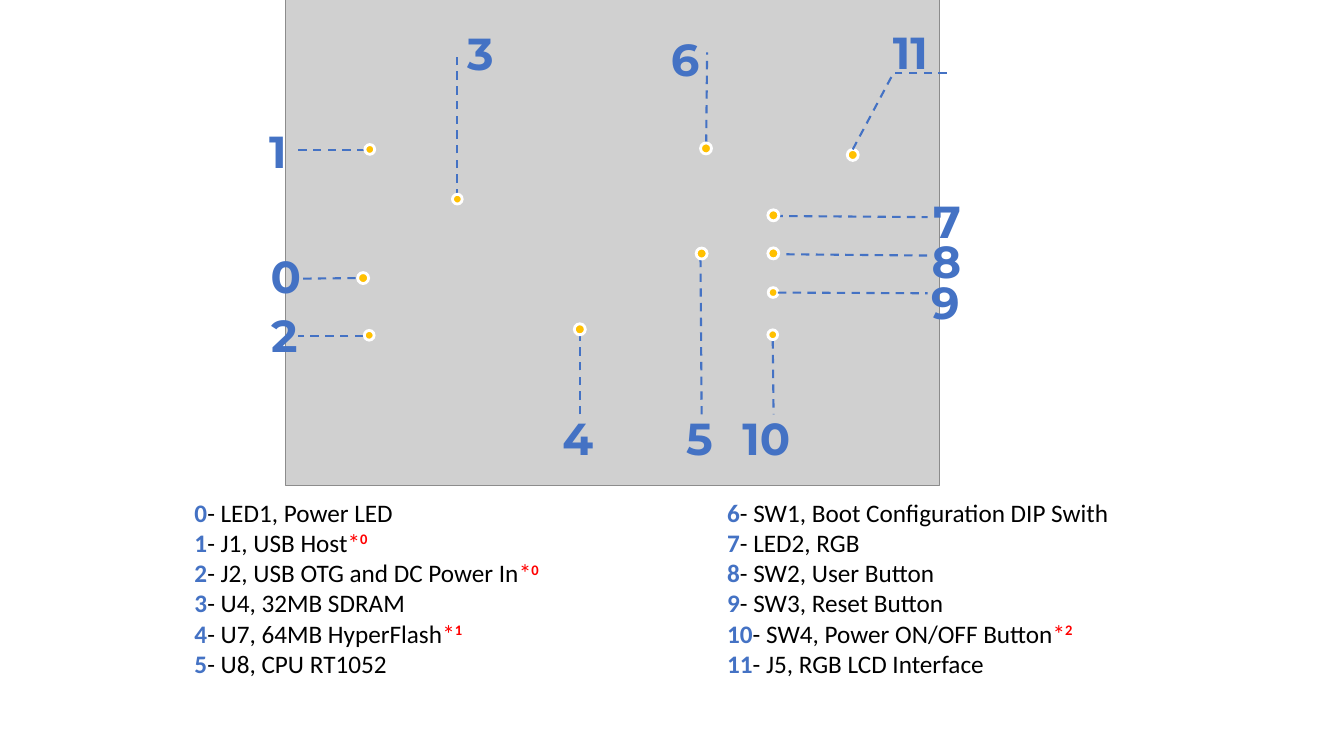
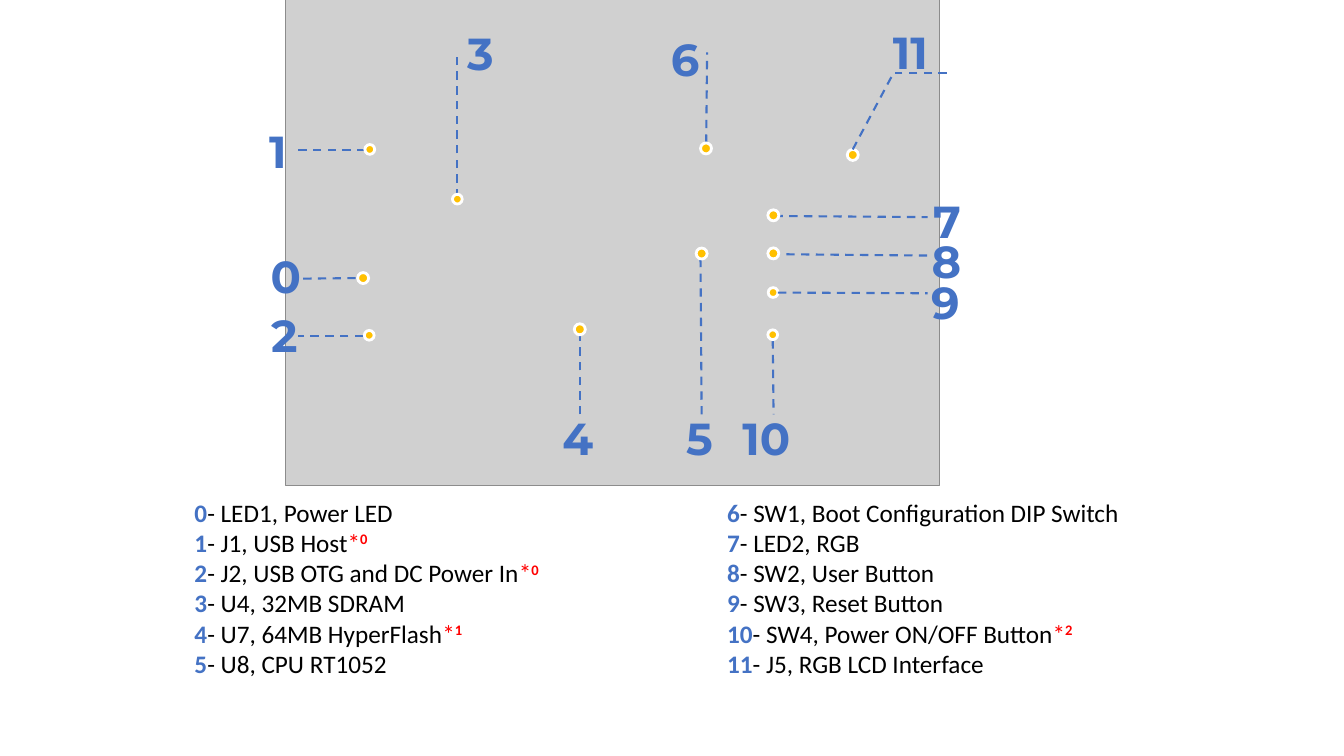
Before and after one commit to SeeedDocument/Arch_Mix, a slide deck: slide 1 of img/pinout.pptx. Drawn at 1344x756 pixels with LibreOffice and Linux fonts; fonts in the diff are those of the drawing; grey boxes stand for pictures. Boxes give left, top, right and bottom in pixels: in the first picture for what was removed or moved away, otherwise in the second. Text is boxed around its words. In the diff, an @@ line names an element or a change of style, - is before the commit and + after.

```diff
--- a/img/pinout.pptx
+++ b/img/pinout.pptx
@@ text at [727, 504, 1118, 527]: text changed @@
-6- SW1, Boot Configuration DIP Swith
+6- SW1, Boot Configuration DIP Switch
```
Also in this commit, not shown: 1 other file.
